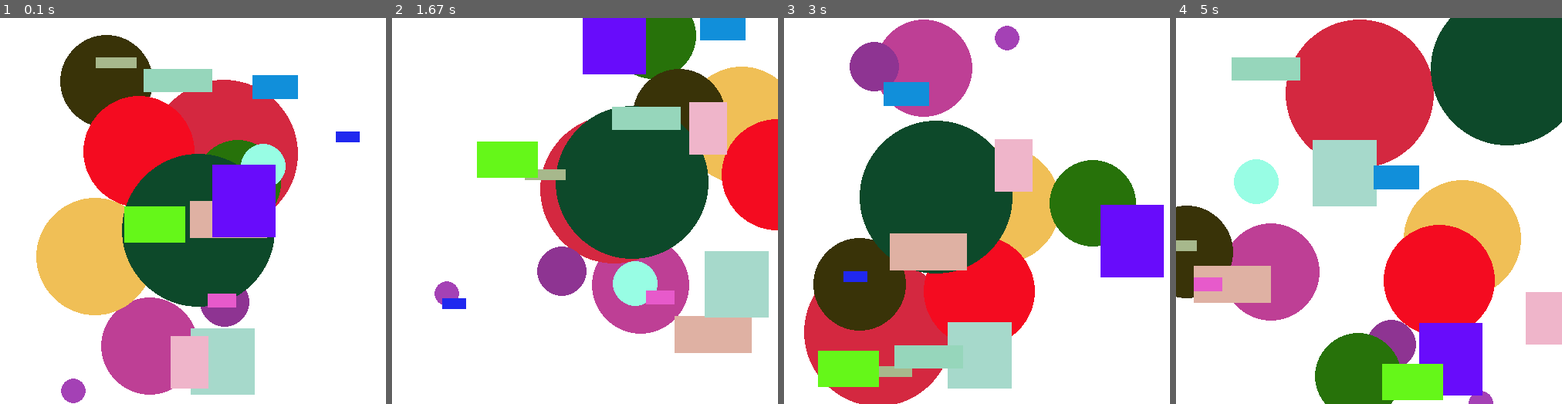
Above: before the commit, frames 1-4 (left to right).
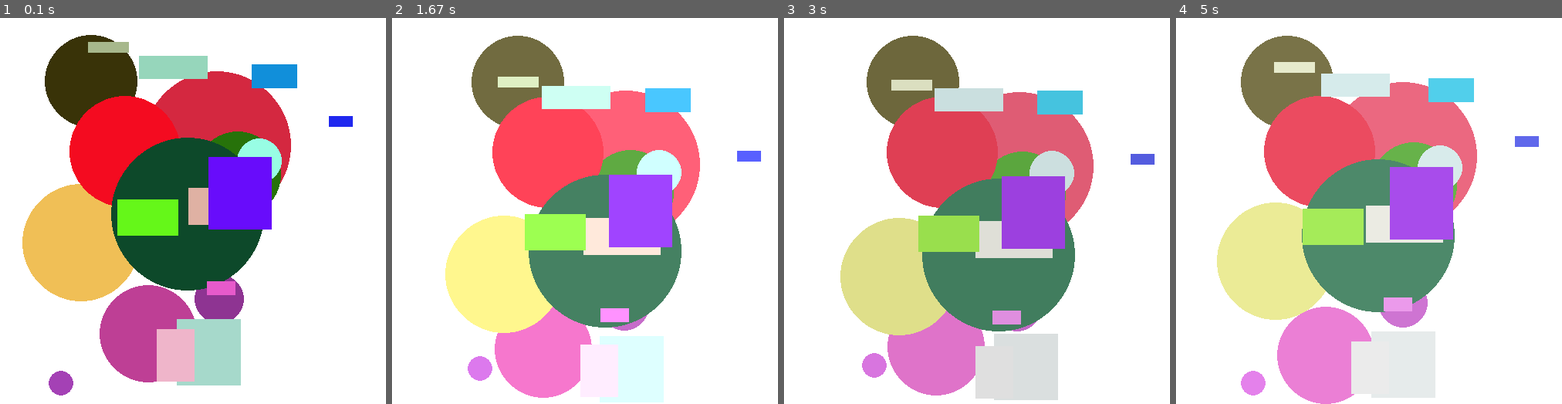
Above: after the commit, the same moments.

Repository: Den1k22/python-lessons
Game: pygame game, started from Code/pyGame/drawing_figures.py
Two runs of this game, one before a commit and one after it. Both use one fixed random seed, a clock stepped at 60 frames per second and the inputs below.
Inputs:
- Up to frame 1 (0.1 s): no input
- Up to frame 2 (1.67 s): hold Space 0.33-0.8 s; hold Right 0.33-0.8 s; hold Right 0.83-1.3 s; tap Space at 0.9, 1.2, 1.4 s; hold Up 1.33-1.63 s
- Up to frame 3 (3 s): hold Right 1.67-2.13 s; tap Space at 1.73, 2.03, 2.23, 2.53, 2.8 s; hold Left 2.17-2.7 s; hold Down from 2.73 s (still down)
- Up to frame 4 (5 s): release Down at 3.03 s; hold Left 3.07-3.47 s; tap Space at 3.13, 3.43, 3.57, 3.97, 4.27, 4.63 s; hold Up 3.5-3.87 s; hold Right 3.9-4.53 s; hold Down 4.57-4.93 s; hold Left from 4.97 s (still down)

The runs differ from the first frame. In frame 1, 19% of the frame differs, in the area x 5-94%, y 4-100%; in frame 2, 61%; in frame 3, 57%; in frame 4, 70%, in the area x 0-100%, y 0-100%.

Commit message:
feat:added changing colour and speed for figures

Diff:
--- a/Code/pyGame/drawing_figures.py
+++ b/Code/pyGame/drawing_figures.py
@@ -1,6 +1,5 @@
 
 import pygame
-import time
 import random
 
 SCREEN_MIN_X = 0
@@ -8,6 +7,8 @@
 SCREEN_MIN_Y = 0
 SCREEN_MAX_Y = 500
 FPS = 60
+
+VELOCITY_COEFFICIENT = 0.1
 
 
 class Figure:
@@ -20,11 +21,26 @@
     self.velocity = velocity
 
   def move(self):
-    self.x += self.velocity * self.d_x
-    self.y += self.velocity * self.d_y
+    self.x += self.velocity * self.d_x * VELOCITY_COEFFICIENT
+    self.y += self.velocity * self.d_y * VELOCITY_COEFFICIENT
 
   def update_velocity(self, velocity):
     self.velocity += velocity
+
+  def stop_figure(self):
+    self.velocity = 0;
+
+  def update_color(self, color):
+    new_color = []
+    for sub_color in self.color:
+      new_sub_color = sub_color + color
+
+      if (new_sub_color < 0 or new_sub_color > 255):
+        new_sub_color = sub_color
+
+      new_color.append(new_sub_color)
+
+    self.color = (new_color[0], new_color[1], new_color[2])
 
 
 class Circle(Figure):
@@ -72,10 +88,12 @@
     figure.update_velocity(velocity)
 
 def change_color(figures, color):
-  pass
+  for figure in figures:
+    figure.update_color(color)
 
 def stop_figures(figures):
-  pass
+  for figure in figures:
+    figure.stop_figure()
 
 def init_figures():
   figures = []
@@ -100,27 +118,30 @@
     color = (random.randint(0, 255), random.randint(
         0, 255), random.randint(0, 255))
     figures.append(Rectangle(x, y, width, height,
-                            direction_x, direction_y, color))
+                             direction_x, direction_y, color))
 
   return figures
 
+def main():
+  pygame.init()
+  screen = pygame.display.set_mode([SCREEN_MAX_X, SCREEN_MAX_Y])
 
-pygame.init()
-screen = pygame.display.set_mode([SCREEN_MAX_X, SCREEN_MAX_Y])
+  figures = init_figures()
 
-figures = init_figures()
-
-clock = pygame.time.Clock()
-running = True
-while running:
+  clock = pygame.time.Clock()
+  running = True
+  while running:
     for event in pygame.event.get():
-        if event.type == pygame.QUIT:
-            running = False
+      if event.type == pygame.QUIT:
+        running = False
 
     keystate = pygame.key.get_pressed()
     direction = keystate[pygame.K_UP] - keystate[pygame.K_DOWN]
     color = keystate[pygame.K_RIGHT] - keystate[pygame.K_LEFT]
     stop = keystate[pygame.K_SPACE]
+
+    if keystate[pygame.K_ESCAPE]:
+      running = False
 
     if (direction != 0):
       change_velocity(figures, direction)
@@ -141,4 +162,7 @@
 
     clock.tick(FPS)
 
-pygame.quit()
+  pygame.quit()
+
+if __name__ == "__main__":
+  main()
